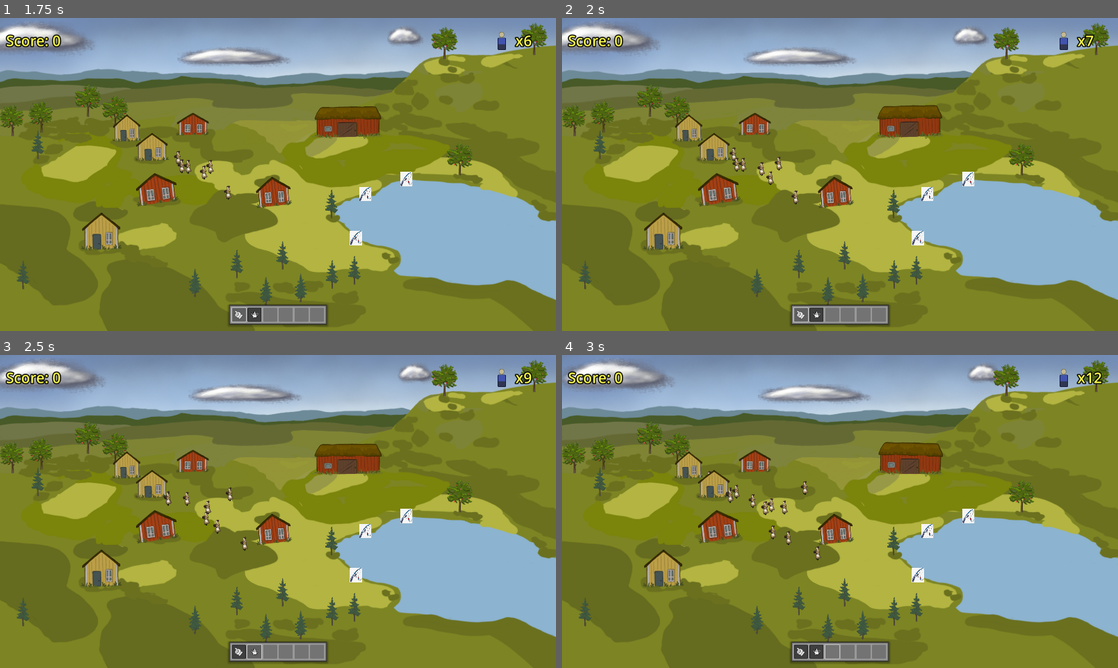
Above: before the commit, frames 1-4 (two rows, left to right).
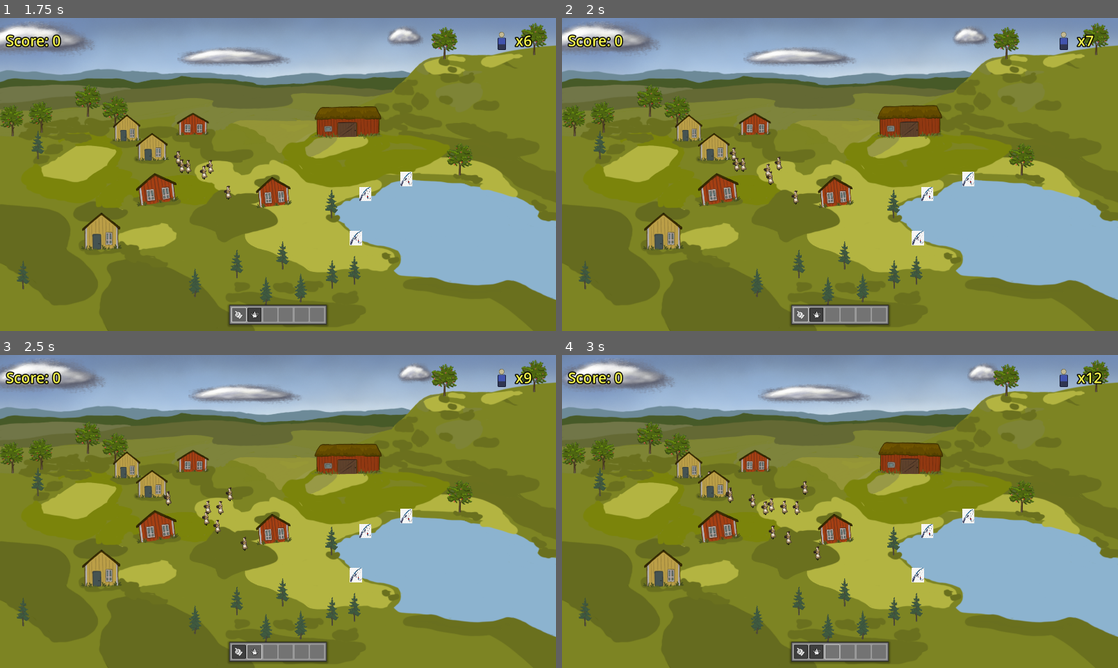
Above: after the commit, the same moments.

Repository: arget4me/cosyville
Game: Godot game, scene res://Scenes/main_scene.tscn
Same seed, same stepped clock (60 frames per second), same inputs: the game is played once before the commit and once after it.
Inputs (mouse positions are in pixels of both pictures, inside the frame that each line leads up to):
- Up to frame 1 (1.75 s): click "GOTO: PLAYING" at 0.5 s; click (239, 315) at 1.25 s
- Up to frame 2 (2 s): no input
- Up to frame 3 (2.5 s): click (255, 652) at 2 s
- Up to frame 4 (3 s): move the mouse to (756, 621) at 2.77 s; press the mouse at (756, 621) at 2.78 s; hold Right (ui_right) from 2.78 s (still down)

Frame 1 is identical in both runs. In frame 2, less than 0.1% of the frame differs, in the area x 35-38%, y 46-51%; in frame 3, less than 0.1%, in the area x 32-41%, y 43-52%; in frame 4, less than 0.1%.

Commit message:
turn in made possible

Diff:
--- a/Scenes/World/house_red.tscn
+++ b/Scenes/World/house_red.tscn
@@ -1,5 +1,6 @@
-[gd_scene load_steps=3 format=3 uid="uid://702f3n8od2c0"]
+[gd_scene load_steps=4 format=3 uid="uid://48oj742ev8uy"]
 
+[ext_resource type="Script" path="res://Scripts/turn_in_house.gd" id="1_2twsw"]
 [ext_resource type="Texture2D" uid="uid://d06jr5jbqu0hl" path="res://art/world/Props/house_red.PNG" id="1_ilwmk"]
 
 [sub_resource type="CapsuleShape2D" id="CapsuleShape2D_61u7c"]
@@ -7,6 +8,7 @@
 height = 90.0038
 
 [node name="House_Red" type="Node2D"]
+script = ExtResource("1_2twsw")
 
 [node name="Sprite" type="Sprite2D" parent="."]
 z_as_relative = false
--- a/Scenes/World/house_yellow.tscn
+++ b/Scenes/World/house_yellow.tscn
@@ -1,5 +1,6 @@
-[gd_scene load_steps=3 format=3 uid="uid://bvi118sov2jxo"]
+[gd_scene load_steps=4 format=3 uid="uid://wsr7y74tc2fi"]
 
+[ext_resource type="Script" path="res://Scripts/turn_in_house.gd" id="1_stjc1"]
 [ext_resource type="Texture2D" uid="uid://dcul8v3lo8dqi" path="res://art/world/Props/house_yellow.PNG" id="1_voa2c"]
 
 [sub_resource type="CapsuleShape2D" id="CapsuleShape2D_61u7c"]
@@ -7,6 +8,7 @@
 height = 90.0038
 
 [node name="House_Yellow" type="Node2D"]
+script = ExtResource("1_stjc1")
 
 [node name="Sprite" type="Sprite2D" parent="."]
 z_as_relative = false
--- a/Scripts/Singletons/goap_manager.gd
+++ b/Scripts/Singletons/goap_manager.gd
@@ -8,14 +8,20 @@
 	actions["GO_TO_POS"] = goap_action.new(["at_pos"],[])
 	actions["DO_ACTION"] = goap_action.new(["do_action"],["at_pos"])
 	actions["DO_FISHING"] = goap_action.new(["do_fishing"],["at_pos"])
+	actions["DO_HAND_IN_FISH"] = goap_action.new(["do_hand_in_fish"],["do_fishing"])
+	actions["DO_HAND_IN_WOOD"] = goap_action.new(["do_hand_in_wood"],["do_action"])
 
 	action_name_to_index["GO_TO_POS"] = 0
 	action_name_to_index["DO_ACTION"] = 1
 	action_name_to_index["DO_FISHING"] = 2
+	action_name_to_index["DO_HAND_IN_FISH"] = 3
+	action_name_to_index["DO_HAND_IN_WOOD"] = 4
 
 	action_name_to_score["GO_TO_POS"] = 3
 	action_name_to_score["DO_ACTION"] = 10
 	action_name_to_score["DO_FISHING"] = 16
+	action_name_to_score["DO_HAND_IN_FISH"] = 16
+	action_name_to_score["DO_HAND_IN_WOOD"] = 10
 
 func request_plan(goal, world_state: Array) -> Array:
 	#setup nodes for astar
--- /dev/null
+++ b/Scripts/turn_in_house.gd
@@ -0,0 +1,12 @@
+extends Node2D
+
+
+# Called when the node enters the scene tree for the first time.
+func _ready() -> void:
+	ActionPointsManager.register_action_point(global_position, ActionPointsManager.action_point_type.HOUSE)
+	pass # Replace with function body.
+
+
+# Called every frame. 'delta' is the elapsed time since the previous frame.
+func _process(delta: float) -> void:
+	pass
--- a/Scripts/villager_brain.gd
+++ b/Scripts/villager_brain.gd
@@ -11,6 +11,7 @@
 var check_stuck_time = 5
 var stuck_time_counter = 0
 var plan_failed = false
+var current_resource_type: ActionPointsManager.action_point_type
 
 # Called when the node enters the scene tree for the first time.
 func _ready() -> void:
@@ -22,16 +23,14 @@
 	var plan_index = curr_plan.size() - 1
 
 	var exit = false
-	var dest = ActionPointsManager.get_random_action_point_position(ActionPointsManager.action_point_type.WOOD)
+	var dest = ActionPointsManager.get_random_action_point_position(current_resource_type)
 	villager.set_destination(dest)
 
 	while(!exit && !plan_failed):
 		await get_tree().create_timer(0.2).timeout
 		if(villager.is_on_dest):
 			exit = true
-	if(!plan_failed):
-		# add score for the action we completed
-		add_score(GoapManager.action_name_to_score[curr_plan[plan_index]])
+
 	curr_plan.remove_at(plan_index)
 	is_doing_action = false
 
@@ -40,8 +39,7 @@
 	var plan_index = curr_plan.size() - 1
 	if(!plan_failed):
 		await get_tree().create_timer(2).timeout
-	if(!plan_failed):
-		add_score(GoapManager.action_name_to_score[curr_plan[plan_index]])
+
 	curr_plan.remove_at(plan_index)
 	is_doing_action = false
 
@@ -50,8 +48,44 @@
 	var plan_index = curr_plan.size() - 1
 	if(!plan_failed):
 		await get_tree().create_timer(3).timeout
+	curr_plan.remove_at(plan_index)
+	is_doing_action = false
+
+func action_hand_in_fish():
+	is_doing_action = true
+	var plan_index = curr_plan.size() - 1
+
+	var exit = false
+	var dest = ActionPointsManager.get_random_action_point_position(ActionPointsManager.action_point_type.HOUSE)
+	villager.set_destination(dest)
+
+	while(!exit && !plan_failed):
+		await get_tree().create_timer(0.2).timeout
+		if(villager.is_on_dest):
+			exit = true
+
 	if(!plan_failed):
 		add_score(GoapManager.action_name_to_score[curr_plan[plan_index]])
+
+	curr_plan.remove_at(plan_index)
+	is_doing_action = false
+
+func action_hand_in_wood():
+	is_doing_action = true
+	var plan_index = curr_plan.size() - 1
+
+	var exit = false
+	var dest = ActionPointsManager.get_random_action_point_position(ActionPointsManager.action_point_type.HOUSE)
+	villager.set_destination(dest)
+
+	while(!exit && !plan_failed):
+		await get_tree().create_timer(0.2).timeout
+		if villager.global_position.distance_to(dest) < 20.0:
+			exit = true
+
+	if(!plan_failed):
+		add_score(GoapManager.action_name_to_score[curr_plan[plan_index]])
+
 	curr_plan.remove_at(plan_index)
 	is_doing_action = false
 
@@ -65,6 +99,10 @@
 			action_fish()
 		"GO_TO_POS":
 			action_move_to()
+		"DO_HAND_IN_FISH":
+			action_hand_in_fish()
+		"DO_HAND_IN_WOOD":
+			action_hand_in_wood()
 
 func add_score(score: int):
 	ClickingManager.add_score(score)
@@ -72,16 +110,19 @@
 	new_animation.position = villager.position
 	add_child(new_animation)
 
-
 func _process(delta: float) -> void:
 	if(curr_plan.size()<=0 && !is_doing_action):
 		plan_failed = false
-		var action_random = randf_range(0, 0.5)
+		var action_random = randf_range(0, 0.6)
 		if(action_random <= 0.5):
 			# chop wood
-			curr_plan = GoapManager.request_plan("do_action", [])
+			curr_plan = GoapManager.request_plan("do_hand_in_wood", [])
 		else:
-			curr_plan = GoapManager.request_plan("do_fishing", [])
+			curr_plan = GoapManager.request_plan("do_hand_in_fish", [])
+		if(curr_plan.has("DO_ACTION")):
+			current_resource_type = ActionPointsManager.action_point_type.WOOD
+		if(curr_plan.has("DO_FISHING")):
+			current_resource_type = ActionPointsManager.action_point_type.FISH
 	if(!is_doing_action && curr_plan.size() > 0):
 		do_some_action()
 
